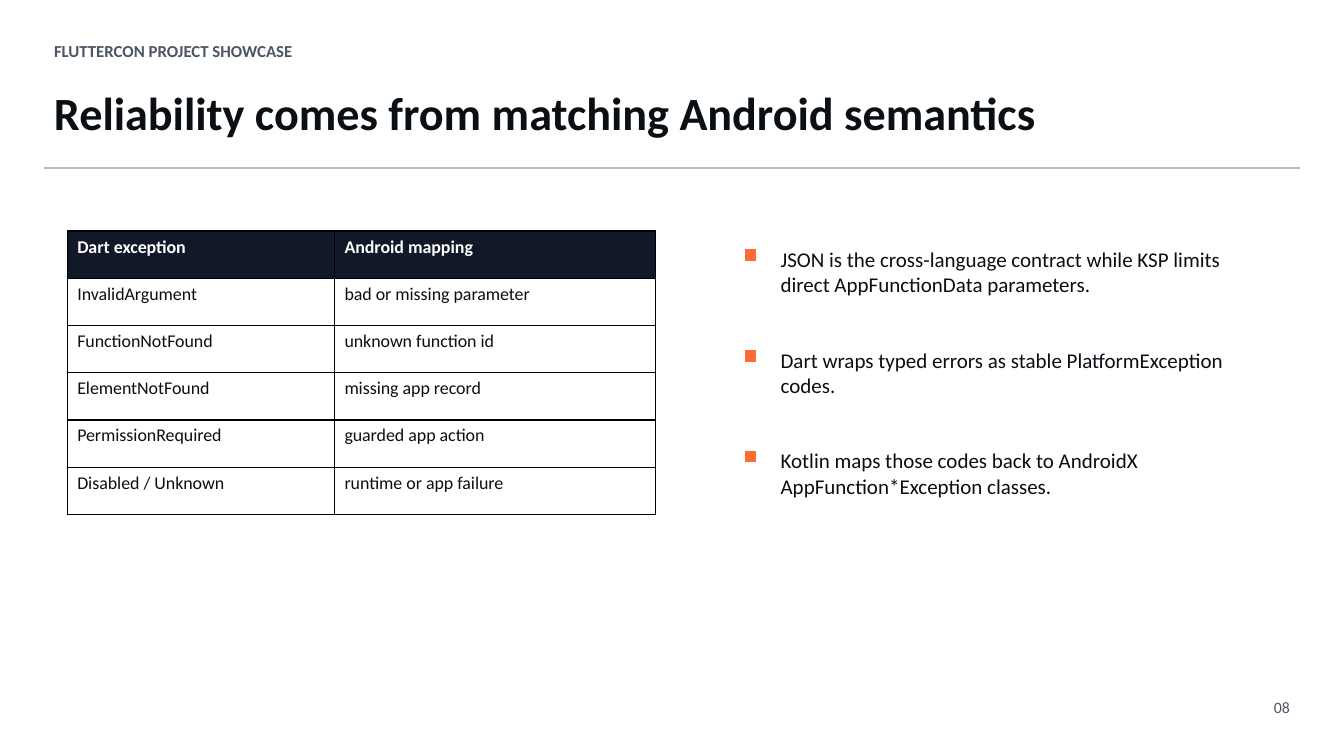
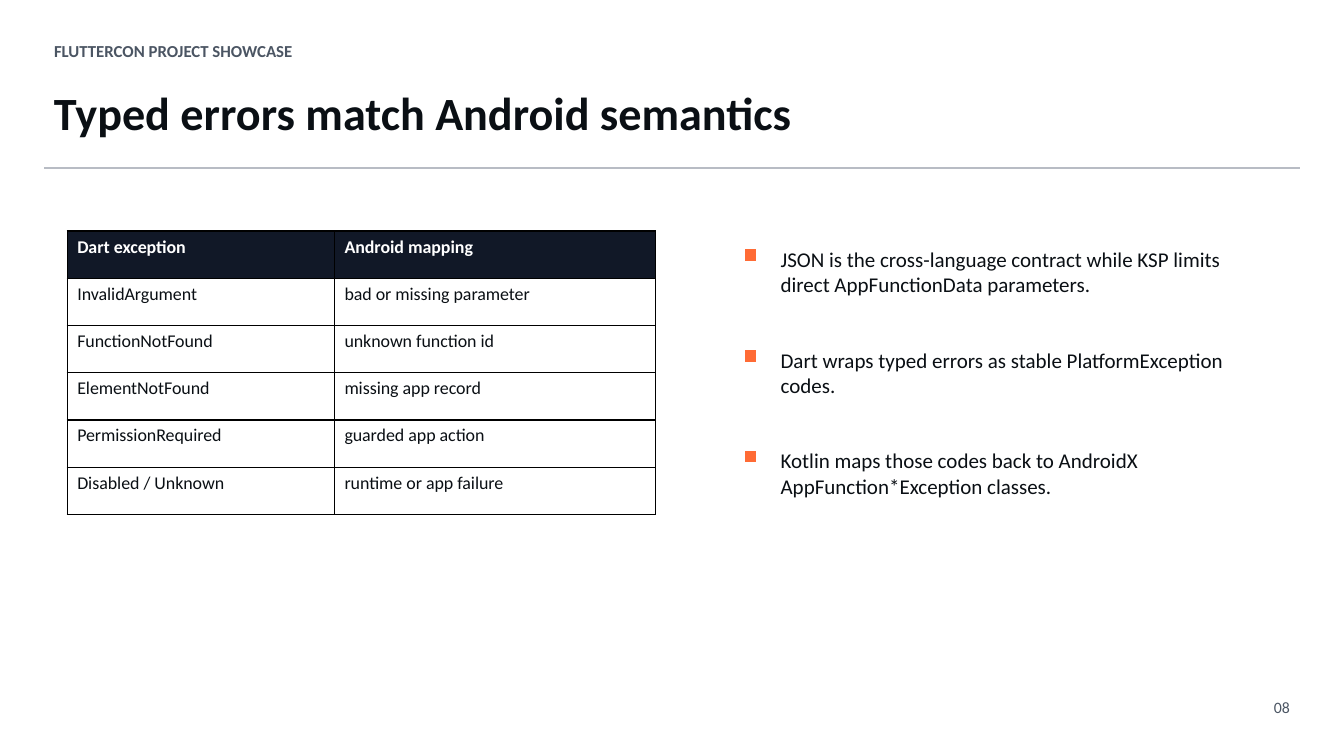
Before and after one commit to Mohitkoley/flutter_app_functions, a slide deck: slide 8 of outputs/fluttercon_flutter_app_functions_showcase.pptx. Drawn at 1344x756 pixels with LibreOffice and Linux fonts; fonts in the diff are those of the drawing. Boxes give left, top, right and bottom in pixels: in the first picture for what was removed or moved away, otherwise in the second. Text is boxed around its words. In the diff, an @@ line names an element or a change of style, - is before the commit and + after.

```diff
--- a/outputs/fluttercon_flutter_app_functions_showcase.pptx
+++ b/outputs/fluttercon_flutter_app_functions_showcase.pptx
@@ text at (x1=54, y1=97, x2=791, y2=138): text changed @@
-Reliability comes from matching Android semantics
+Typed errors match Android semantics
```
Also in this commit, not shown: 1 other slide changed, 1 other file.
